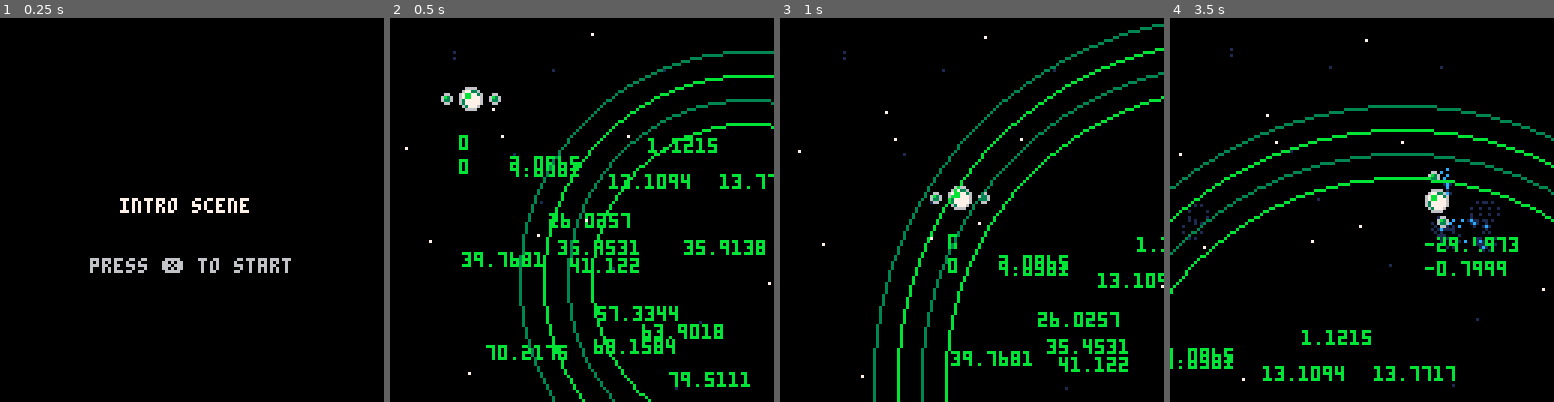
Above: before the commit, frames 1-4 (left to right).
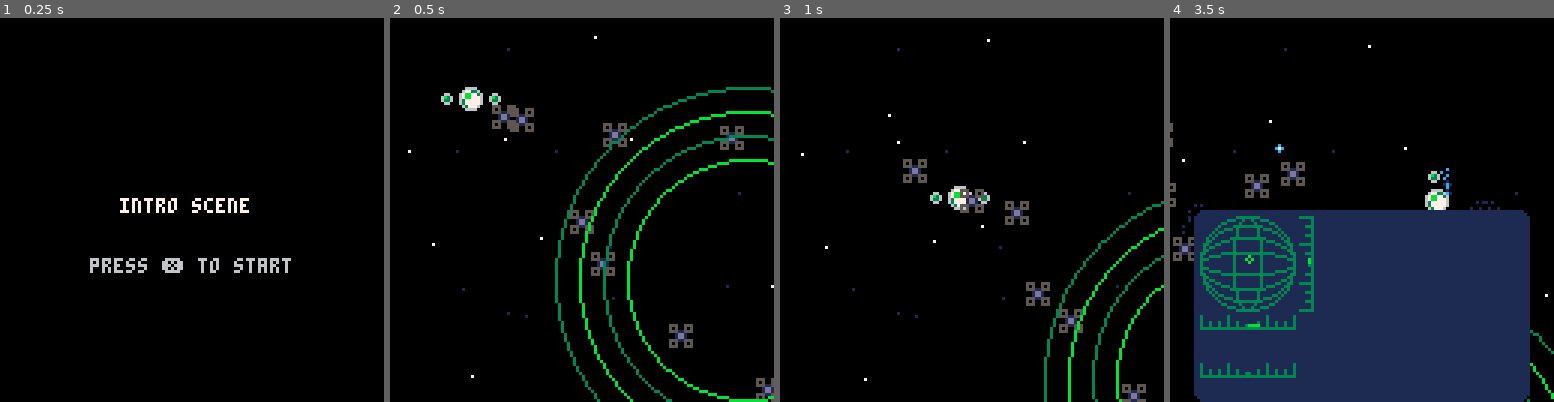
Above: after the commit, the same moments.

Repository: toddpastell/signal
Game: PICO-8 cartridge main.p8
Same seed, same stepped clock (60 frames per second), same inputs: the game is played once before the commit and once after it.
Inputs:
- Up to frame 1 (0.25 s): no input
- Up to frame 2 (0.5 s): tap X (X key) at 0.33 s
- Up to frame 3 (1 s): no input
- Up to frame 4 (3.5 s): tap X (X key) at 1.07, 1.85, 2.97 s; hold Right 1.6-2.1 s; hold Up 2.15-2.42 s; hold Right 2.47-3.03 s; hold Left from 3.08 s (still down)

Frame 1 is identical in both runs. In frame 2, 13% of the frame differs, in the area x 3-100%, y 3-100%; in frame 3, 8.6%; in frame 4, 47%, in the area x 0-100%, y 5-100%.

Commit message:
controls hud and start of enemies

Diff:
--- a/lib/util.lua
+++ b/lib/util.lua
@@ -1,3 +1,3 @@
-function lerp(a, b, t)
-    return a + (b - a) * t
+function lerp(a, b, r)
+    return a + (b - a) * r
 end
--- a/main.p8
+++ b/main.p8
@@ -7,7 +7,9 @@
 #include lib/scene.lua
 #include lib/util.lua
 
+#include nodes/controls.lua
 #include nodes/emitter.lua
+#include nodes/enemy.lua
 #include nodes/layer.lua
 #include nodes/pod.lua
 #include nodes/ship.lua
@@ -77,9 +79,91 @@
 
 
 
+…(80 lines of a section not shown)…
 __map__
-0100000000000000000000000000000000000000000000000000000000000000000000000000000000000000000000000000000000000000000000000000000000000000000000000000000000000000000000000000000000000000000000000000000000000000000000000000000000000000000000000000000000000000
+c0c1c2c3d7000000000000000000000000000000000000000000000000000000000000000000000000000000000000000000000000000000000000000000000000000000000000000000000000000000000000000000000000000000000000000000000000000000000000000000000000000000000000000000000000000000
+d0d1d2d3d6000000000000000000000000000000000000000000000000000000000000000000000000000000000000000000000000000000000000000000000000000000000000000000000000000000000000000000000000000000000000000000000000000000000000000000000000000000000000000000000000000000
+e0e1e2e3d5000000000000000000000000000000000000000000000000000000000000000000000000000000000000000000000000000000000000000000000000000000000000000000000000000000000000000000000000000000000000000000000000000000000000000000000000000000000000000000000000000000
+f0f1f2f3d4000000000000000000000000000000000000000000000000000000000000000000000000000000000000000000000000000000000000000000000000000000000000000000000000000000000000000000000000000000000000000000000000000000000000000000000000000000000000000000000000000000
+c4c5c6c700000000000000000000000000000000000000000000000000000000000000000000000000000000000000000000000000000000000000000000000000000000000000000000000000000000000000000000000000000000000000000000000000000000000000000000000000000000000000000000000000000000
 0000000000000000000000000000000000000000000000000000000000000000000000000000000000000000000000000000000000000000000000000000000000000000000000000000000000000000000000000000000000000000000000000000000000000000000000000000000000000000000000000000000000000000
-0000000000000000000000000000000000000000000000000000000000000000000000000000000000000000000000000000000000000000000000000000000000000000000000000000000000000000000000000000000000000000000000000000000000000000000000000000000000000000000000000000000000000000
-0000000200000000000000000000000000000000000000000000000000000000000000000000000000000000000000000000000000000000000000000000000000000000000000000000000000000000000000000000000000000000000000000000000000000000000000000000000000000000000000000000000000000000
-0200000000000000000000000000000000000000000000000000000000000000000000000000000000000000000000000000000000000000000000000000000000000000000000000000000000000000000000000000000000000000000000000000000000000000000000000000000000000000000000000000000000000000
+c4c5c6c700000000000000000000000000000000000000000000000000000000000000000000000000000000000000000000000000000000000000000000000000000000000000000000000000000000000000000000000000000000000000000000000000000000000000000000000000000000000000000000000000000000
--- /dev/null
+++ b/nodes/controls.lua
@@ -0,0 +1,46 @@
+local controls = {}
+controls.__index = controls
+
+function controls:new()
+    local tbl = {
+        hud = false
+    }
+    return setmetatable(tbl, self)
+end
+
+function controls:update(ship)
+    if btn(0) then
+        ship.ddx = -0.1
+        ship.rot_tar = 0.25
+    end
+    if btn(1) then
+        ship.ddx = 0.1
+        ship.rot_tar = 0.75
+    end
+    if btn(2) then
+        ship.ddy = -0.1
+        ship.rot_tar = 0
+    end
+    if btn(3) then
+        ship.ddy = 0.1
+        ship.rot_tar = 0.5
+    end
+    if btnp(5) then
+        self.hud = not self.hud
+    end
+end
+
+function controls:draw(ship)
+    if not self.hud then return end
+    camera(-8, -64)
+    rrectfill(0, 0, 112, 64, 2, 1)
+    map(0, 0, 2, 2, 16, 16)
+    -- draw position
+    camera(-26, -81)
+    circ(0.001 * ship.x, 0.001 * ship.y, 1, 11)
+    -- draw velocity
+    camera(-26, -102)
+    line(0.5 * sgn(ship.dx), 0, 2 * ship.dx, 0)
+    camera(-46, -82)
+    line(0, 0.5 * sgn(ship.dy), 0, 2 * ship.dy)
+end
--- /dev/null
+++ b/nodes/enemy.lua
@@ -0,0 +1,39 @@
+local enemy = {}
+enemy.__index = enemy
+
+function enemy:new(x, y)
+    local tbl = {
+        x = x or 0,
+        y = y or 0,
+        dx = 0,
+        dy = 0,
+        ddx = 0,
+        ddy = 0,
+        t = rnd(30),
+        tmax = 30,
+    }
+    return setmetatable(tbl, self)
+end
+
+function enemy:update(ship)
+    self.ddx = 0
+    self.ddy = 0
+
+    -- ai controls
+    if (self.t > self.tmax) then
+        self.t = 0
+        local a = atan2(ship.x - self.x, ship.y - self.y)
+        self.dx = 2 * cos(a)
+        self.dy = 2 * sin(a)
+    end
+    self.t += 1
+
+    self.dx += self.ddx
+    self.dy += self.ddy
+    self.x += self.dx
+    self.y += self.dy
+end
+
+function enemy:draw()
+    spr(19, self.x, self.y)
+end
--- a/nodes/layer.lua
+++ b/nodes/layer.lua
@@ -20,6 +20,7 @@
 end
 
 function layer:draw()
+    camera(self.x, self.y)
     for n in all(self.nodes) do
         n:draw(self)
     end
--- a/nodes/ship.lua
+++ b/nodes/ship.lua
@@ -15,6 +15,7 @@
             pod:new(8),
             pod:new(-8),
         },
+        ctrl = controls:new(),
     }
     return setmetatable(tbl, self)
 end
@@ -22,24 +23,8 @@
 function ship:update()
     self.ddx = 0
     self.ddy = 0
-    -- self.rot_tar = 0
 
-    if btn(0) then
-        self.ddx = -0.1
-        self.rot_tar = 0.25
-    end
-    if btn(1) then
-        self.ddx = 0.1
-        self.rot_tar = 0.75
-    end
-    if btn(2) then
-        self.ddy = -0.1
-        self.rot_tar = 0
-    end
-    if btn(3) then
-        self.ddy = 0.1
-        self.rot_tar = 0.5
-    end
+    self.ctrl:update(self)
 
     self.dx += self.ddx
     self.dy += self.ddy
@@ -54,11 +39,8 @@
 end
 
 function ship:draw()
-    print(self.y, self.x, self.y + 16)
-    print(self.dy, self.x, self.y + 24)
     for p in all(self.pods) do
         p:draw()
     end
-
     spr(16, self.x, self.y)
 end
--- a/nodes/star.lua
+++ b/nodes/star.lua
@@ -2,19 +2,23 @@
 star.__index = star
 
 function star:new(x, y, sp)
+    local df = rnd(0.01)
     local tbl = {
         x = x,
         y = y,
-        sp = sp
+        sp = sp,
+        f = rnd(),
+        df = df,
+        fmax = 1 + df * 3,
     }
     return setmetatable(tbl, self)
 end
 
 function star:update()
-
+    if (self.f > self.fmax) then self.f = 0 end
+    self.f += self.df
 end
 
-function star:draw(layer)
-    spr(self.sp, self.x + layer.x, self.y + layer.y)
-    print(self.y, self.x, self.y + 16)
+function star:draw()
+    spr(self.sp + self.f, self.x, self.y)
 end
--- a/scenes/game.lua
+++ b/scenes/game.lua
@@ -1,19 +1,21 @@
 local game = setmetatable({}, scene)
 game.__index = game
-
-d = 64
 
 function game:new()
     local tbl = setmetatable({}, game)
     tbl.eye = { x = 0, y = 0 }
     tbl.p1 = ship:new()
     tbl.nodes = { tbl.p1 }
-    local l1 = layer:new(0.99)
     for i = 1, 10 do
-        local n = star:new(rnd(128), rnd(128), 3)
+        local n = enemy:new(rnd(128), rnd(128))
+        add(tbl.nodes, n)
+    end
+    local l1 = layer:new(0.01)
+    for i = 1, 10 do
+        local n = star:new(rnd(128), rnd(128), 1)
         add(l1.nodes, n)
     end
-    local l2 = layer:new(0.96)
+    local l2 = layer:new(0.05)
     for i = 1, 10 do
         local n = star:new(rnd(128), rnd(128), 2)
         add(l2.nodes, n)
@@ -23,8 +25,8 @@
 end
 
 function game:update()
-    for node in all(self.nodes) do
-        node:update()
+    for n in all(self.nodes) do
+        n:update(self.p1)
     end
 
     self.eye.x = lerp(self.eye.x, self.p1.x - 64, 0.1)
@@ -34,23 +36,26 @@
         l:update(self.eye)
     end
 
-    d += 3
-    if d >= 256 then d = 32 end
+    -- d += 3
+    -- if d >= 256 then d = 32 end
 end
 
 function game:draw()
     cls()
-    -- map()
-    camera(self.eye.x, self.eye.y)
     for l in all(self.layers) do
         l:draw()
     end
-    for node in all(self.nodes) do
-        node:draw()
+    camera(self.eye.x, self.eye.y)
+    for n in all(self.nodes) do
+        n:draw()
     end
 
+    -- todo remove
+    d = 64
     circ(96, 64, d, 3)
     circ(96, 64, d - 8, 11)
     circ(96, 64, d - 16, 3)
     circ(96, 64, d - 24, 11)
+
+    self.p1.ctrl:draw(self.p1)
 end
Not shown, changed: 128 lines of the sprite sheet (__gfx__) section of main.p8
